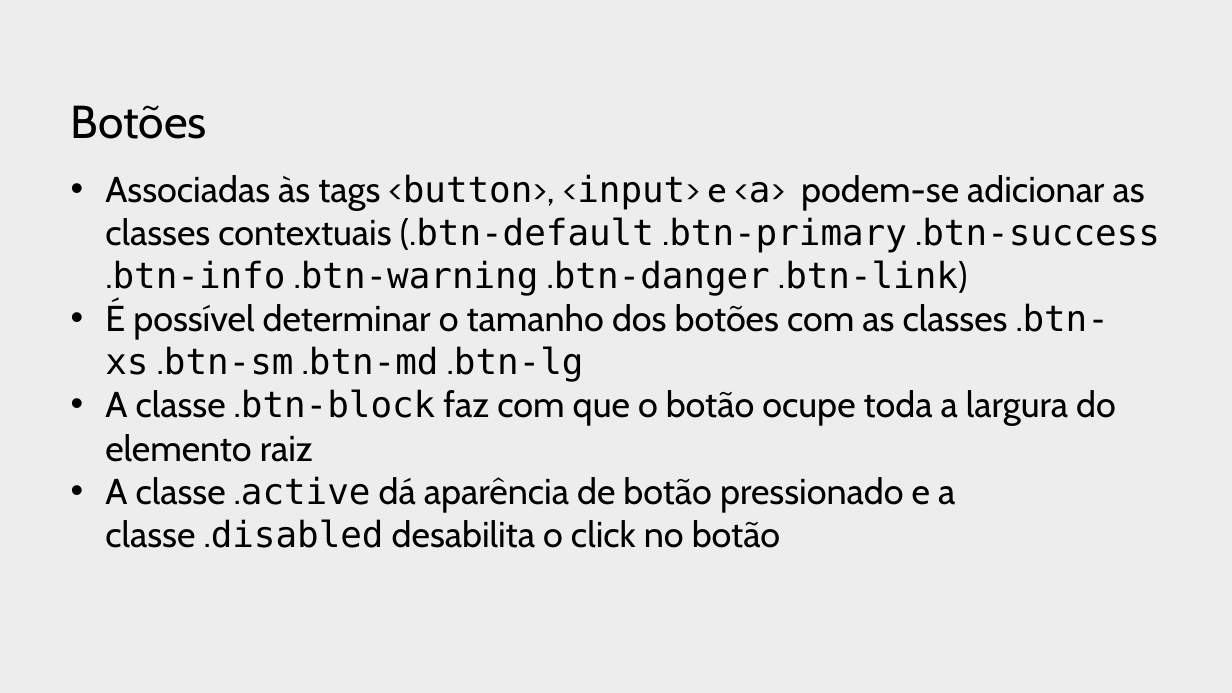
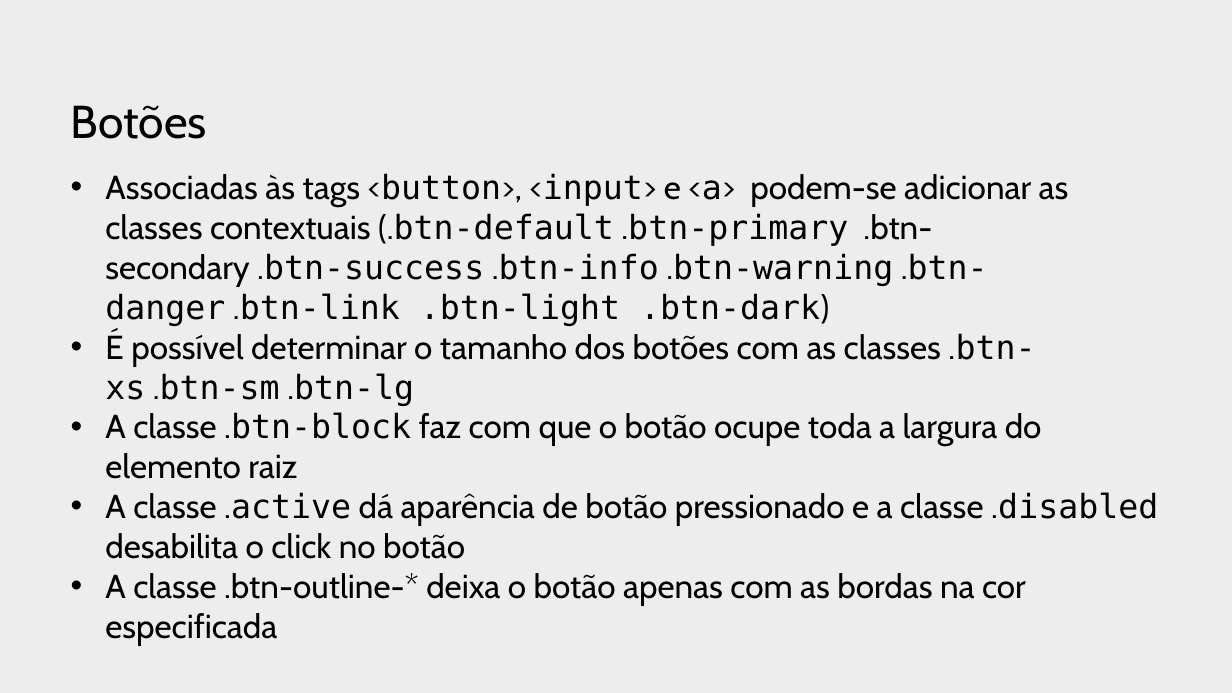
Before and after one commit to profJulioMomente/LTP2_3SI, a slide deck: slide 25 of 2018/2018.05.08-TheFoundations-BootStrap.pptx. Drawn at 1232x693 pixels with LibreOffice and Linux fonts; fonts in the diff are those of the drawing; background and template pictures are left out. Boxes give left, top, right and bottom in pixels: in the first picture for what was removed or moved away, otherwise in the second. Text is boxed around its words. In the diff, an @@ line names an element or a change of style, - is before the commit and + after.

```diff
--- a/2018/2018.05.08-TheFoundations-BootStrap.pptx
+++ b/2018/2018.05.08-TheFoundations-BootStrap.pptx
@@ text at [105, 173, 1069, 406]: text changed; size 28 to 25.9 pt @@
-• Associadas às tags <button>, <input> e <a> podem-se adicionar as classes contextuais (.btn-default .btn-primary .btn-success .btn-info .btn-warning .btn-danger .btn-link)
-• É possível determinar o tamanho dos botões com as classes .btn-xs .btn-sm .btn-md .btn-lg
+• Associadas às tags <button>, <input> e <a> podem-se adicionar as classes contextuais (.btn-default .btn-primary .btn-secondary .btn-success .btn-info .btn-warning .btn-danger .btn-link .btn-light .btn-dark)
+• É possível determinar o tamanho dos botões com as classes .btn-xs .btn-sm .btn-lg
@@ text at [105, 412, 1158, 559]: size 28 to 25.9 pt in "A classe .btn-block faz com que o ...", "A classe .active dá aparência de botão ..." @@
@@ text at [105, 573, 1026, 605]: paragraph added @@
+• A classe .btn-outline-* deixa o botão apenas com as bordas na cor especificada
```
Also in this commit, not shown: 8 other slides changed, 2 slides added, 1 slide removed, 11 other files.
